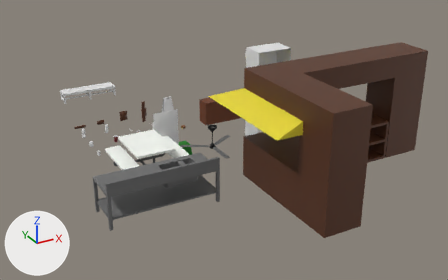
Two versions of the FBX model Assets/Master/FBXs/canteen.fbx, one commit apart.
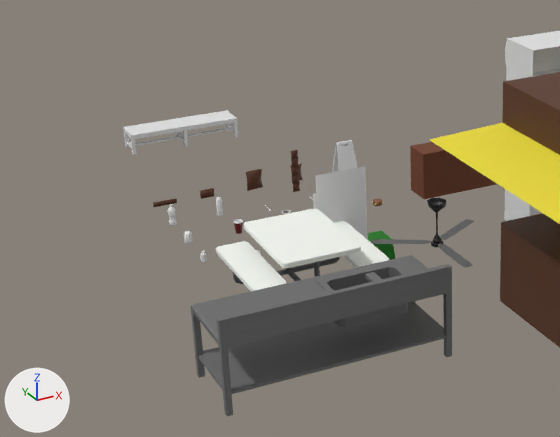
Each version is shown whole from a 50 mm lens placed at (-9.2, -20.4, 10.2), pointed at (2.6, 1.1, -0.6), then close up on the part from 0% to 61% of the width and 10% to 86% of the height. Every picture has the same lights, and +X, +Y and +Z are marked at lower left. The older version's two pictures come first. Where no turn or scale is listed for an object, it has been applied to the vertices. Vertices at exactly the same position are counted once.

In view in the first close-up: 'msh_Bench', 'msh_CanteenCounter', 'msh_CeilingFan', 'msh_Fridge', 'msh_PosterAd3', 'msh_Sink', 'msh_TrashBin', 'msh_WallShelf_3', 'msh_WetFloorSign', 'msh_canteenTable' and 12 more.
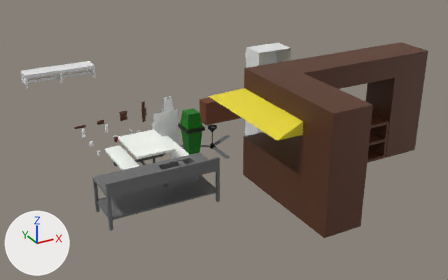
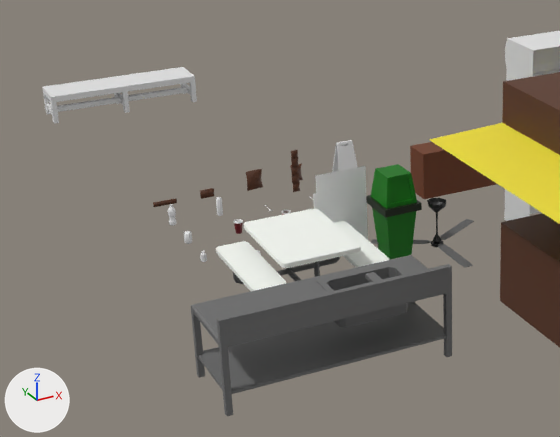
Changed parts and their boxes [x1, y1, x2, y2] in the close-ups (560 x 437 px; the box of a moved part takes in the faces that stretch with it):
'msh_Bench', reshaped, moved (34% wider, 26% taller)
    before: [123, 110, 238, 155]
    after: [42, 67, 197, 124]
'msh_TrashBin', turned
    before: [368, 230, 395, 260]
    after: [366, 164, 422, 260]
part 1 of me_cube_014, moved or reshaped
    before: [126, 125, 234, 149]
    after: [45, 83, 191, 115]
part 2 of me_cube_014, moved or reshaped
    before: [123, 110, 237, 139]
    after: [42, 67, 195, 103]
part 3 of me_cube_014, moved or reshaped
    before: [233, 122, 238, 138]
    after: [189, 82, 197, 102]
part 4 of me_cube_014, moved or reshaped
    before: [183, 131, 188, 146]
    after: [122, 92, 130, 113]
part 5 of me_cube_014, moved or reshaped
    before: [130, 138, 137, 155]
    after: [50, 101, 59, 124]
part 6 of me_cube_014, moved or reshaped
    before: [124, 132, 129, 148]
    after: [43, 93, 50, 114]

The change, as a list of edits to the scene's bpy script:
```text
Change me_cube_014:
    used by ob_msh_bench; location = (0.0, 7.3, 0.0)
    remove me_cube_014.from_pydata(...)  # 104 vertices, 88 faces; spans x -2.51..0.0, y -0.06..0.61, z 0.0..0.48
    add me_cube_014.from_pydata(...)  # 104 vertices, 88 faces; spans x -3.59..0.0, y -0.08..0.87, z 0.0..0.68
    me_cube_014 part 1: the loose piece of 48 vertices spanning x -2.51..0.0, y 0.03..0.54, z 0.11..0.14 is scaled about its middle by (1.43, 1.43, 3.42), then moved by (-0.54, 0.12, 0.09)
    me_cube_014 part 2: the loose piece of 8 vertices spanning x -2.51..0.0, y -0.06..0.61, z 0.38..0.48 is scaled about the mesh origin by 1.43
    me_cube_014 part 3: the loose piece of 8 vertices spanning x -0.08..0.0, y -0.06..0.04, z 0.0..0.38 is scaled about the mesh origin by 1.43
    me_cube_014 part 4: the loose piece of 8 vertices spanning x -1.29..-1.22, y -0.06..0.04, z 0.0..0.38 is scaled about the mesh origin by 1.43
    me_cube_014 part 5: the loose piece of 8 vertices spanning x -2.51..-2.43, y -0.06..0.04, z 0.0..0.38 is scaled about the mesh origin by 1.43
    me_cube_014 part 6: the loose piece of 8 vertices spanning x -2.51..-2.43, y 0.51..0.61, z 0.0..0.38 is scaled about the mesh origin by 1.43
    other edits to the shape of me_cube_014 do not show in these pictures
Change ob_msh_trashbin:
    ob_msh_trashbin.rotation_euler: (0.0, 0.0, 0.0) -> (-3.142, 0.0, 0.0)  # degrees (0, 0, 0) -> degrees (-180, 0, 0)
Change ob_msh_bench:
    ob_msh_bench.location: (0.0, 7.3, 0.0) -> (0.0, 10.43, 0.0)
```
